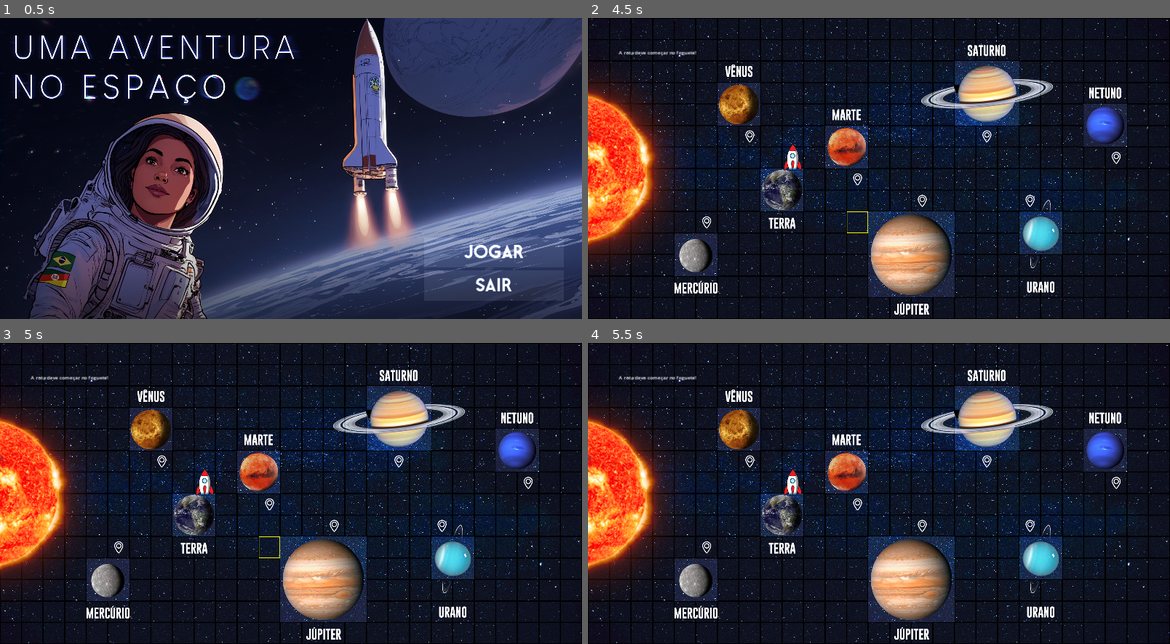
Above: before the commit, frames 1-4 (two rows, left to right).
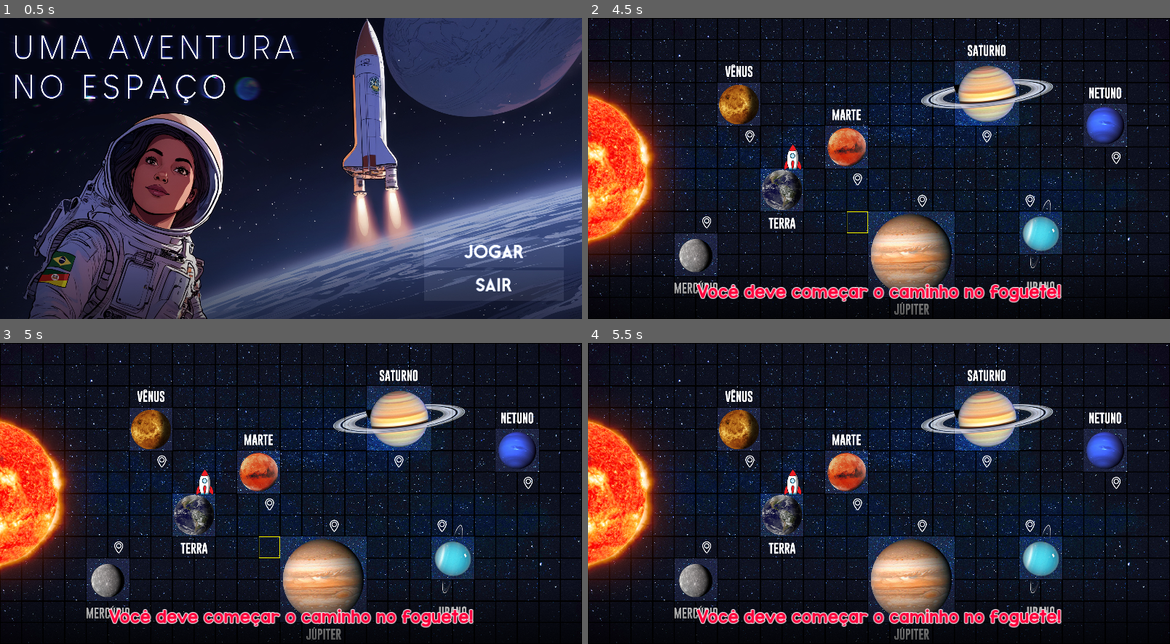
Above: after the commit, the same moments.

Repository: Equiel-1703/jogo-ExpPC
Game: Godot game, scene res://scenes/main_screen.tscn
Two runs of this game, one before a commit and one after it. Both use one fixed random seed, a clock stepped at 60 frames per second and the inputs below.
Inputs (mouse positions are in pixels of both pictures, inside the frame that each line leads up to):
- Up to frame 1 (0.5 s): no input
- Up to frame 2 (4.5 s): click "Jogar" at 0.5 s; click "Ok" at 1.25 s; move the mouse to (1007, 153) at 2.02 s; press the mouse at (1007, 153) at 2.03 s; hold Right (ui_right) 2.03-2.78 s; move the mouse to (762, 183) at 2.77 s; release the mouse at (762, 183) at 2.78 s; click (762, 183) at 2.85 s; move the mouse to (937, 102) at 3.52 s; press the mouse at (937, 102) at 3.53 s; hold Right (ui_right) from 3.53 s (still down); move the mouse to (849, 228) at 4.27 s; release the mouse at (849, 228) at 4.28 s; click (849, 228) at 4.35 s
- Up to frame 3 (5 s): keep holding Right (ui_right)
- Up to frame 4 (5.5 s): move the mouse to (1053, 538) at 5.02 s; release Right (ui_right) at 5.03 s; press the mouse at (1053, 538) at 5.03 s

Frame 1 is identical in both runs. In frame 2, 3.6% of the frame differs, in the area x 0-100%, y 10-100%; in frame 3, 3.6%; in frame 4, 3.6%.

Commit message:
Improved alerts in CriarPathNum, added message scene, added method to lose instantly and added barriers

Diff:
--- a/scenes/level_1/criar_path_num.tscn
+++ b/scenes/level_1/criar_path_num.tscn
@@ -1,14 +1,8 @@
-[gd_scene load_steps=5 format=3 uid="uid://c0onqu281fee5"]
+[gd_scene load_steps=4 format=3 uid="uid://c0onqu281fee5"]
 
 [ext_resource type="PackedScene" uid="uid://cig2gpf3kuqkq" path="res://scenes/level_3/criar_path.tscn" id="1_sxrka"]
 [ext_resource type="Script" path="res://scripts/level_1/criar_path_num.gd" id="2_j4wwn"]
-[ext_resource type="FontFile" uid="uid://bon14dm77mpt8" path="res://fonts/KGRedHands.ttf" id="2_wdmqw"]
-
-[sub_resource type="LabelSettings" id="LabelSettings_ywrrr"]
-font = ExtResource("2_wdmqw")
-font_size = 50
-font_color = Color(1, 0, 0.239216, 1)
-outline_size = 10
+[ext_resource type="LabelSettings" uid="uid://d0poqp6bcc1m5" path="res://themes/alert_label.tres" id="3_1u0a5"]
 
 [node name="CriarPath" instance=ExtResource("1_sxrka")]
 script = ExtResource("2_j4wwn")
@@ -32,17 +26,17 @@
 placeholder_text = "Tamanho da rota"
 alignment = 1
 
-[node name="InsertValidIntLabel" type="Label" parent="." index="4"]
+[node name="AlertLabel" type="Label" parent="." index="4"]
 unique_name_in_owner = true
-visible = false
 layout_mode = 0
+offset_left = 340.0
 offset_top = 528.0
-offset_right = 1890.0
+offset_right = 1550.0
 offset_bottom = 873.0
-text = "Por favor, insira um
-tamanho de rota válido!"
-label_settings = SubResource("LabelSettings_ywrrr")
+text = "Por favor, insira um tamanho de rota válido!"
+label_settings = ExtResource("3_1u0a5")
 horizontal_alignment = 1
 vertical_alignment = 1
+autowrap_mode = 2
 
 [connection signal="text_submitted" from="SetNumContainer/TamRotaLineField" to="." method="_on_tam_rota_line_field_text_submitted"]
--- a/scenes/level_1/direction_button.tscn
+++ b/scenes/level_1/direction_button.tscn
@@ -1,7 +1,7 @@
 [gd_scene load_steps=3 format=3 uid="uid://cj0mpdxnupbgl"]
 
 [ext_resource type="Texture2D" uid="uid://b2spr4bxiphnj" path="res://res/BOTÃO_JOGO.png" id="1_6jln3"]
-[ext_resource type="Script" path="res://scripts/level_1/direction_button.gd" id="1_ju0p0"]
+[ext_resource type="Script" path="res://scripts/helpers/direction_button.gd" id="1_ju0p0"]
 
 [node name="DirectionButtonContainer" type="Control"]
 custom_minimum_size = Vector2(140, 140)
--- a/scenes/level_1/level_1.tscn
+++ b/scenes/level_1/level_1.tscn
@@ -16,6 +16,7 @@
 [ext_resource type="PackedScene" uid="uid://c0onqu281fee5" path="res://scenes/level_1/criar_path_num.tscn" id="12_o06rq"]
 [ext_resource type="PackedScene" uid="uid://c3pvrpj2n21cd" path="res://scenes/level_1/next_phase_scene.tscn" id="12_re1tg"]
 [ext_resource type="PackedScene" uid="uid://btif7hfb7i3rc" path="res://scenes/level_1/lose_scene.tscn" id="13_2cdh5"]
+[ext_resource type="PackedScene" uid="uid://b3dk076igvbbl" path="res://scenes/level_1/message.tscn" id="13_msuy3"]
 [ext_resource type="Script" path="res://scripts/level_1/level_1_phases_manager.gd" id="15_3jtoy"]
 
 [sub_resource type="TileSetAtlasSource" id="TileSetAtlasSource_s07oj"]
@@ -74,6 +75,18 @@
 radius = 215.0
 height = 474.0
 
+[sub_resource type="RectangleShape2D" id="RectangleShape2D_fm3bj"]
+size = Vector2(266, 1005)
+
+[sub_resource type="RectangleShape2D" id="RectangleShape2D_yjqdt"]
+size = Vector2(270, 1005)
+
+[sub_resource type="RectangleShape2D" id="RectangleShape2D_8l0hq"]
+size = Vector2(171, 1948.5)
+
+[sub_resource type="RectangleShape2D" id="RectangleShape2D_nwt4n"]
+size = Vector2(170.5, 1948.5)
+
 [sub_resource type="Animation" id="Animation_useid"]
 length = 0.001
 tracks/0/type = "value"
@@ -112,7 +125,7 @@
 "sun_shine": SubResource("Animation_fkius")
 }
 
-[node name="Level_1" type="Node2D"]
+[node name="Level_1" type="Node2D" groups=["main_level"]]
 script = ExtResource("1_2r2tr")
 
 [node name="MapSpr" type="Sprite2D" parent="."]
@@ -160,13 +173,46 @@
 unique_name_in_owner = true
 
 [node name="Barriers" type="Node2D" parent="."]
+metadata/_edit_group_ = true
+metadata/_edit_lock_ = true
 
 [node name="Sun" type="Area2D" parent="Barriers"]
+monitorable = false
 
 [node name="CollisionShape2D" type="CollisionShape2D" parent="Barriers/Sun"]
 position = Vector2(0, 490)
 shape = SubResource("CapsuleShape2D_vo5nc")
 
+[node name="left" type="Area2D" parent="Barriers"]
+monitorable = false
+
+[node name="CollisionShape2D" type="CollisionShape2D" parent="Barriers/left"]
+position = Vector2(-133, 487.5)
+shape = SubResource("RectangleShape2D_fm3bj")
+
+[node name="right" type="Area2D" parent="Barriers"]
+monitorable = false
+
+[node name="CollisionShape2D" type="CollisionShape2D" parent="Barriers/right"]
+position = Vector2(2025, 488)
+shape = SubResource("RectangleShape2D_yjqdt")
+
+[node name="bottom" type="Area2D" parent="Barriers"]
+monitorable = false
+
+[node name="CollisionShape2D" type="CollisionShape2D" parent="Barriers/bottom"]
+position = Vector2(947, 1065.5)
+rotation = 1.57079
+shape = SubResource("RectangleShape2D_8l0hq")
+
+[node name="top" type="Area2D" parent="Barriers"]
+monitorable = false
+
+[node name="CollisionShape2D" type="CollisionShape2D" parent="Barriers/top"]
+position = Vector2(947, -85.25)
+rotation = 1.57079
+shape = SubResource("RectangleShape2D_nwt4n")
+
 [node name="AnimationPlayer" type="AnimationPlayer" parent="."]
 libraries = {
 "": SubResource("AnimationLibrary_upr88")
@@ -175,6 +221,10 @@
 
 [node name="CanvasLayer" type="CanvasLayer" parent="."]
 
+[node name="MessageScene" parent="CanvasLayer" groups=["alert"] instance=ExtResource("13_msuy3")]
+unique_name_in_owner = true
+time_visible = 3.0
+
 [node name="CriarPath" parent="CanvasLayer" instance=ExtResource("12_o06rq")]
 unique_name_in_owner = true
 visible = false
@@ -195,4 +245,8 @@
 unique_name_in_owner = true
 script = ExtResource("15_3jtoy")
 
-[connection signal="area_entered" from="Barriers/Sun" to="." method="_on_area_entered"]
+[connection signal="area_entered" from="Barriers/Sun" to="." method="_on_explosion_area_entered"]
+[connection signal="area_entered" from="Barriers/left" to="." method="_on_explosion_area_entered"]
+[connection signal="area_entered" from="Barriers/right" to="." method="_on_explosion_area_entered"]
+[connection signal="area_entered" from="Barriers/bottom" to="." method="_on_explosion_area_entered"]
+[connection signal="area_entered" from="Barriers/top" to="." method="_on_explosion_area_entered"]
--- /dev/null
+++ b/scenes/level_1/message.tscn
@@ -0,0 +1,87 @@
+[gd_scene load_steps=8 format=3 uid="uid://b3dk076igvbbl"]
+
+[ext_resource type="Script" path="res://scripts/level_1/message.gd" id="1_g5xbg"]
+[ext_resource type="LabelSettings" uid="uid://d0poqp6bcc1m5" path="res://themes/alert_label.tres" id="1_ta8tm"]
+
+[sub_resource type="Gradient" id="Gradient_mfpkk"]
+offsets = PackedFloat32Array(0, 0.201299)
+colors = PackedColorArray(0, 0, 0, 0.682353, 0, 0, 0, 0)
+
+[sub_resource type="GradientTexture2D" id="GradientTexture2D_keesj"]
+gradient = SubResource("Gradient_mfpkk")
+fill_from = Vector2(0, 1)
+fill_to = Vector2(0, 0)
+
+[sub_resource type="Animation" id="Animation_5wyiu"]
+resource_name = "fade_out"
+length = 0.5
+tracks/0/type = "value"
+tracks/0/imported = false
+tracks/0/enabled = true
+tracks/0/path = NodePath(".:modulate")
+tracks/0/interp = 1
+tracks/0/loop_wrap = true
+tracks/0/keys = {
+"times": PackedFloat32Array(0, 0.5),
+"transitions": PackedFloat32Array(1, 1),
+"update": 0,
+"values": [Color(1, 1, 1, 1), Color(1, 1, 1, 0)]
+}
+
+[sub_resource type="Animation" id="Animation_rjshq"]
+length = 0.001
+tracks/0/type = "value"
+tracks/0/imported = false
+tracks/0/enabled = true
+tracks/0/path = NodePath(".:modulate")
+tracks/0/interp = 1
+tracks/0/loop_wrap = true
+tracks/0/keys = {
+"times": PackedFloat32Array(0),
+"transitions": PackedFloat32Array(1),
+"update": 0,
+"values": [Color(1, 1, 1, 1)]
+}
+
+[sub_resource type="AnimationLibrary" id="AnimationLibrary_1dx8y"]
+_data = {
+"RESET": SubResource("Animation_rjshq"),
+"fade_out": SubResource("Animation_5wyiu")
+}
+
+[node name="MessageScene" type="Control"]
+layout_mode = 3
+anchors_preset = 15
+anchor_right = 1.0
+anchor_bottom = 1.0
+grow_horizontal = 2
+grow_vertical = 2
+script = ExtResource("1_g5xbg")
+
+[node name="GradientBG" type="TextureRect" parent="."]
+layout_mode = 0
+offset_right = 1890.0
+offset_bottom = 980.0
+texture = SubResource("GradientTexture2D_keesj")
+
+[node name="Message" type="Label" parent="."]
+layout_mode = 0
+offset_left = 316.0
+offset_top = 784.0
+offset_right = 1574.0
+offset_bottom = 924.0
+text = "Alerta"
+label_settings = ExtResource("1_ta8tm")
+horizontal_alignment = 1
+vertical_alignment = 2
+autowrap_mode = 2
+
+[node name="AnimationPlayer" type="AnimationPlayer" parent="."]
+libraries = {
+"": SubResource("AnimationLibrary_1dx8y")
+}
+
+[node name="Timer" type="Timer" parent="."]
+one_shot = true
+
+[connection signal="timeout" from="Timer" to="." method="_on_timer_timeout"]
--- a/scenes/level_1/rocket.tscn
+++ b/scenes/level_1/rocket.tscn
@@ -70,13 +70,12 @@
 
 [sub_resource type="CapsuleShape2D" id="CapsuleShape2D_5r0ll"]
 radius = 20.0
-height = 84.0
+height = 40.0
 
 [node name="Rocket" type="Node2D"]
 script = ExtResource("2_n3w3j")
 
 [node name="Propulsion" type="GPUParticles2D" parent="."]
-visible = false
 material = SubResource("CanvasItemMaterial_np1eb")
 position = Vector2(0, 45)
 scale = Vector2(0.8, 0.8)
@@ -85,7 +84,6 @@
 texture = ExtResource("2_lhhot")
 
 [node name="RocketSpr" type="Sprite2D" parent="."]
-visible = false
 scale = Vector2(0.8, 0.8)
 texture = ExtResource("1_gqm3p")
 
@@ -100,8 +98,9 @@
 explosiveness = 1.0
 
 [node name="Collision" type="Area2D" parent="."]
-visible = false
 monitoring = false
 
 [node name="CollisionShape2D" type="CollisionShape2D" parent="Collision"]
 shape = SubResource("CapsuleShape2D_5r0ll")
+
+[connection signal="finished" from="Explosion" to="." method="_on_explosion_finished"]
--- a/scripts/level_1/criar_path_num.gd
+++ b/scripts/level_1/criar_path_num.gd
@@ -2,6 +2,10 @@
 extends CriarPath
 
 var _reading_path_size: bool
+
+const _invalid_int_alert: String = "Por favor, insira um tamanho de rota válido!"
+const _invalid_negative_alert: String = "Por favor, insira um tamanho de rota positivo!"
+const _route_too_big: String = "O tamanho máximo de uma rota é 30!"
 
 func show_path_menu(_p_len: int=0):
 	# We will read the path size first
@@ -19,19 +23,24 @@
 	%TamRotaLineField.visible = true
 
 	# Hide alert label
-	%InsertValidIntLabel.visible = false
+	%AlertLabel.visible = false
 
 	# Show instruction label if we are in the tutorial phase
 	%InstructionLabel.visible = GlobalGameData.tutorial_phase
 
 	self.visible = true
 
+func _show_alert(text: String):
+	%AlertLabel.text = text
+	%AlertLabel.visible = true
+	%TamRotaLineField.text = ""
+
 func _on_tam_rota_line_field_text_submitted(_new_text):
 	_on_ok_pressed()
 
 func _on_ok_pressed():
 	# Hide alert label
-	%InsertValidIntLabel.visible = false
+	%AlertLabel.visible = false
 
 	# If we are not reading the path size, we are getting the player path and emitting the signal
 	if not _reading_path_size:
@@ -59,12 +68,19 @@
 
 	# Check if the path size is a valid integer
 	if not %TamRotaLineField.text.is_valid_int():
-		%InsertValidIntLabel.visible = true
-		%TamRotaLineField.text = ""
+		_show_alert(_invalid_int_alert)
 		return
 
-	# Get the path size from the text field
+	# Get the path size from the text field and check if it is valid
 	_path_lenght = %TamRotaLineField.text.to_int()
+
+	if _path_lenght <= 0:
+		_show_alert(_invalid_negative_alert)
+		return
+
+	if _path_lenght > GlobalGameData.MAX_PATH_LENGTH:
+		_show_alert(_route_too_big)
+		return
 
 	# Load the buttons and make them visible
 	_load_buttons()
@@ -81,4 +97,4 @@
 
 	if _reading_path_size:
 		%TamRotaLineField.visible = ! %TamRotaLineField.visible
-		%InsertValidIntLabel.visible = false
+		%AlertLabel.visible = false
--- a/scripts/level_1/level_1_main.gd
+++ b/scripts/level_1/level_1_main.gd
@@ -27,6 +27,12 @@
 	%Map.disable_map()
 	%Level1PhasesManager.show_current_phase()
 
+# Can be used by other nodes to lose immediately
+func lose_immediately(lose_screen_text: String):
+	%Map.disable_map()
+	%LoseScene.set_lose_screen_text(lose_screen_text)
+	%LoseScene.visible = true
+
 # Emmited by Map when the player has finished creating the path for the rocket
 func _on_path_set(path_answer: Array, start_coord: Vector2):
 	# Check if path length is not greater than the maximum allowed
@@ -36,12 +42,8 @@
 		# We must clear the PathLine in this case
 		%PathLine.clear_points()
 
-		# Print a message to the player (this is just a placeholder)
-		var message_label = Label.new()
-		message_label.text = "O tamanho do caminho é grande demais!"
-		message_label.custom_minimum_size = Vector2(200, 50)
-		message_label.position = Vector2(100, 100)
-		add_child(message_label)
+		# Print a message to the player
+		%MessageScene.show_message("O caminho é muito longo! As rotas não podem ser maiores que 30.")
 
 		return
 
@@ -58,12 +60,8 @@
 		# We must clear the PathLine in this case
 		%PathLine.clear_points()
 
-		# Print a message to the player (this is just a placeholder)
-		var message_label = Label.new()
-		message_label.text = "A rota deve começar no foguete!"
-		message_label.custom_minimum_size = Vector2(200, 50)
-		message_label.position = Vector2(100, 100)
-		add_child(message_label)
+		# Print a message to the player
+		%MessageScene.show_message("Você deve começar o caminho no foguete!")
 
 		return
 
@@ -115,5 +113,8 @@
 	%Map.enable_map()
 	%PathLine.clear_points()
 
-func _on_area_entered(_area):
+# Emmited by the Rocket node, when the rocket enters a prohibited area
+func _on_explosion_area_entered(_area):
 	%Rocket.explode()
+	await %Rocket.explosion_animation_finished
+	lose_immediately("Seu foguete explodiu! Tente novamente.")
--- a/scripts/level_1/level_1_phases_manager.gd
+++ b/scripts/level_1/level_1_phases_manager.gd
@@ -12,7 +12,7 @@
 		min_path = m_path
 
 # Destinations of the level.
-var _destinations: Array = [_destination.new("mercurio", false), _destination.new("venus", true)]
+var _destinations: Array = [_destination.new("mercurio", false),_destination.new("venus", true)]
 
 var _current_phase_num: int = 1
 var _last_destination: String = "terra"
@@ -31,7 +31,7 @@
 	var dest_planet = _get_current_destination().planet_name
 	var orig_planet = _last_destination
 
-	var minimum_dist : int = GlobalGameData.get_minimum_distance(orig_planet, dest_planet)
+	var minimum_dist: int = GlobalGameData.get_minimum_distance(orig_planet, dest_planet)
 
 	return player_answer.size() <= minimum_dist
 
@@ -39,7 +39,6 @@
 func print_answers():
 	print("Player answer: ", player_answer)
 	print("Correct answer: ", correct_answer)
-
 
 ## Check if the player won the game.
 ##
--- /dev/null
+++ b/scripts/level_1/message.gd
@@ -0,0 +1,17 @@
+extends Control
+
+@export var time_visible: float = 1.0
+
+func show_message(text: String):
+	$AnimationPlayer.stop()
+	$Message.text = text
+	self.visible = true
+	$Timer.start()
+
+func _on_timer_timeout():
+	$AnimationPlayer.play()
+
+func _ready():
+	$Timer.wait_time = time_visible
+	$AnimationPlayer.current_animation = "fade_out"
+	self.visible = false
--- a/scripts/level_1/rocket.gd
+++ b/scripts/level_1/rocket.gd
@@ -2,12 +2,14 @@
 class_name Rocket
 
 signal move_completed(final_position: Vector2)
+signal explosion_animation_finished()
 
 const MOVE_SPEED = 1.0
 
 var _tile_size = GlobalGameData.MAP_TILE_SIZE.x
 var _commands_to_process: Array
 var _execute_flag: bool
+var _exploded: bool
 
 @onready var _propulsion = $Propulsion
 @onready var _rocket_sprite = $RocketSpr
@@ -24,6 +26,8 @@
 	_rocket_sprite.visible = true
 	_propulsion.emitting = false
 
+	_exploded = false
+
 var _destination_pos: Vector2
 var _t: float = 0.0
 
@@ -36,9 +40,13 @@
 	_execute_next_command()
 
 func explode():
+	_exploded = true
 	_propulsion.emitting = false
 	_rocket_sprite.visible = false
 	_explosion.emitting = true
+
+func _on_explosion_finished():
+	explosion_animation_finished.emit()
 
 func _execute_next_command() -> void:
 	if _commands_to_process.size() > 0:
@@ -65,8 +73,11 @@
 	else:
 		# Turn off the propulsion effect
 		_propulsion.emitting = false
-		# The last destination position is the final position of the rocket
-		move_completed.emit(_destination_pos)
+
+		# Emit the signal if the rocket didn't explode
+		if not _exploded:
+			# The last destination position is the final position of the rocket
+			move_completed.emit(_destination_pos)
 
 func _physics_process(delta):
 	if _execute_flag:
--- a/testing/test.gd
+++ b/testing/test.gd
@@ -2,7 +2,7 @@
 
 
 func _ready():
-	$CriarPath.show_path_menu(40)
+	$MessageScene.show_message("Ola mundo")
 
 # Called every frame. 'delta' is the elapsed time since the previous frame.
 func _process(delta):
--- a/testing/test.tscn
+++ b/testing/test.tscn
@@ -1,9 +1,9 @@
 [gd_scene load_steps=3 format=3 uid="uid://btvk0x05tgewp"]
 
 [ext_resource type="Script" path="res://testing/test.gd" id="1_vgntq"]
-[ext_resource type="PackedScene" uid="uid://cig2gpf3kuqkq" path="res://scenes/level_3/criar_path.tscn" id="2_8egim"]
+[ext_resource type="PackedScene" uid="uid://b3dk076igvbbl" path="res://scenes/level_1/message.tscn" id="2_dwtdn"]
 
 [node name="Test" type="Node2D"]
 script = ExtResource("1_vgntq")
 
-[node name="CriarPath" parent="." instance=ExtResource("2_8egim")]
+[node name="MessageScene" parent="." instance=ExtResource("2_dwtdn")]
--- /dev/null
+++ b/themes/alert_label.tres
@@ -0,0 +1,9 @@
+[gd_resource type="LabelSettings" load_steps=2 format=3 uid="uid://d0poqp6bcc1m5"]
+
+[ext_resource type="FontFile" uid="uid://bon14dm77mpt8" path="res://fonts/KGRedHands.ttf" id="1_2jwqn"]
+
+[resource]
+font = ExtResource("1_2jwqn")
+font_size = 50
+font_color = Color(1, 0, 0.239216, 1)
+outline_size = 10
Not shown: 1 places in scenes/level_1/level_1.tscn that only renumber resources
Renamed: scripts/level_1/direction_button.gd -> scripts/helpers/direction_button.gd
